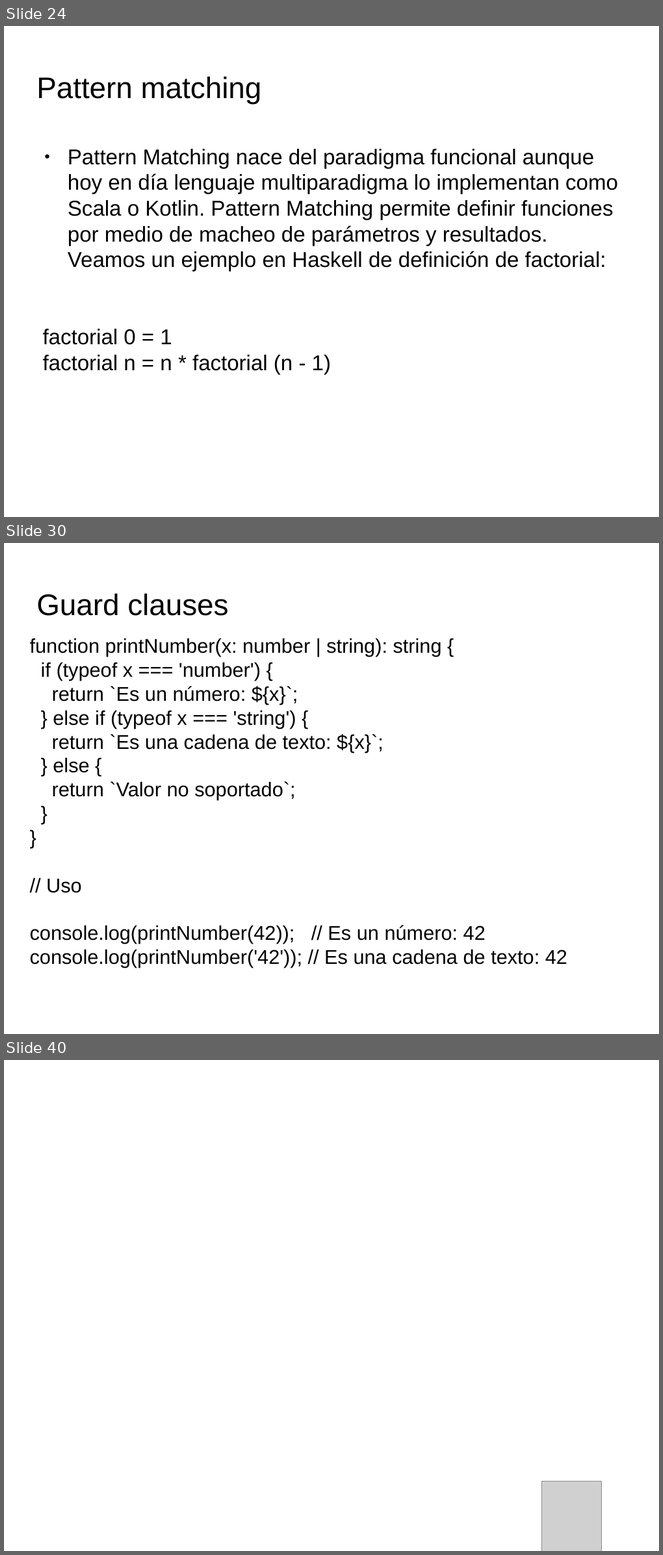
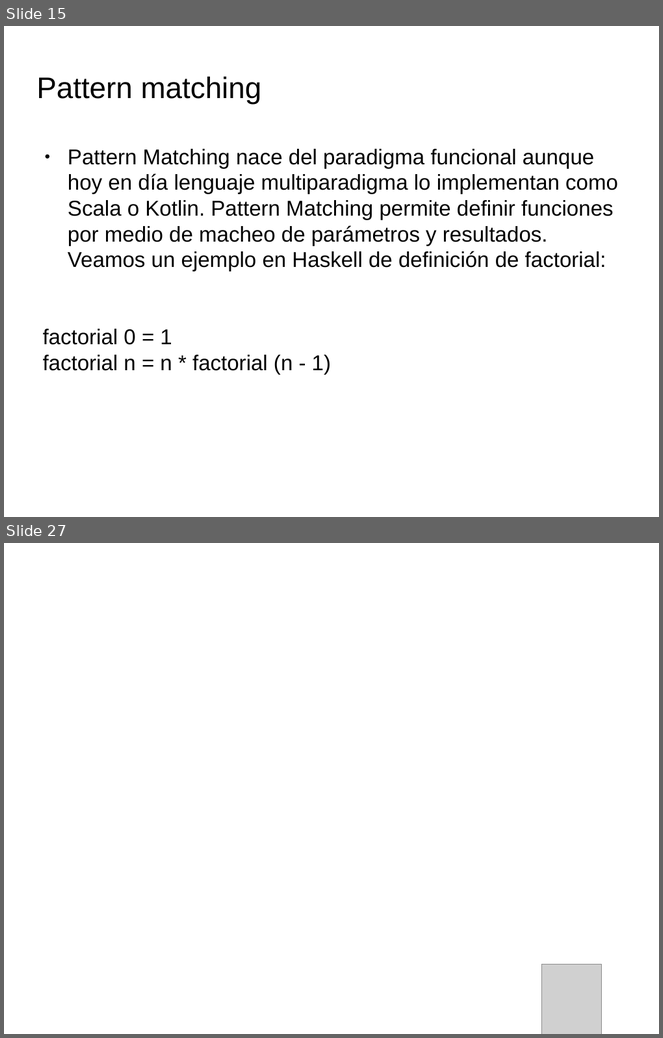
Before and after one commit to totis023/paradigmaUAP2025, a slide deck: funcional/clase3.pptx. Shown one above the other, each under a label of ours: slides 24, 30 and 40 before the commit, slides 15 and 27 after it; the slides between them are not shown. The pictures are 663x1555 and 663x1038 pixels, drawn with LibreOffice and Linux fonts; fonts in the diff are those of the drawing; grey boxes stand for pictures; background and template pictures are left out. Boxes give left, top, right and bottom in pixels: in the first picture for what was removed or moved away, otherwise in the second. Text is boxed around its words. In the diff, an @@ line names an element or a change of style, - is before the commit and + after.

```diff
--- a/funcional/clase3.pptx
+++ b/funcional/clase3.pptx
@@ slide 30 removed at <box>4,543,659,1034</box>, background picture (left out) @@
@@ text removed at <box>36,593,228,616</box> @@
-Guard clauses
@@ text removed at <box>30,638,568,968</box> @@
-function printNumber(x: number | string): string {
-if (typeof x === 'number') {
-return `Es un número: ${x}`;
-} else if (typeof x === 'string') {
-return `Es una cadena de texto: ${x}`;
-} else {
-return `Valor no soportado`;
-}
-}
-// Uso
-console.log(printNumber(42)); // Es un número: 42
-console.log(printNumber('42')); // Es una cadena de texto: 42
@@ what was slide 24 is now slide 15 @@
@@ what was slide 40 is now slide 27 @@
```
Also in this commit, not shown: 2 slides changed, 8 slides added, 20 other slides removed, 1 other file.
